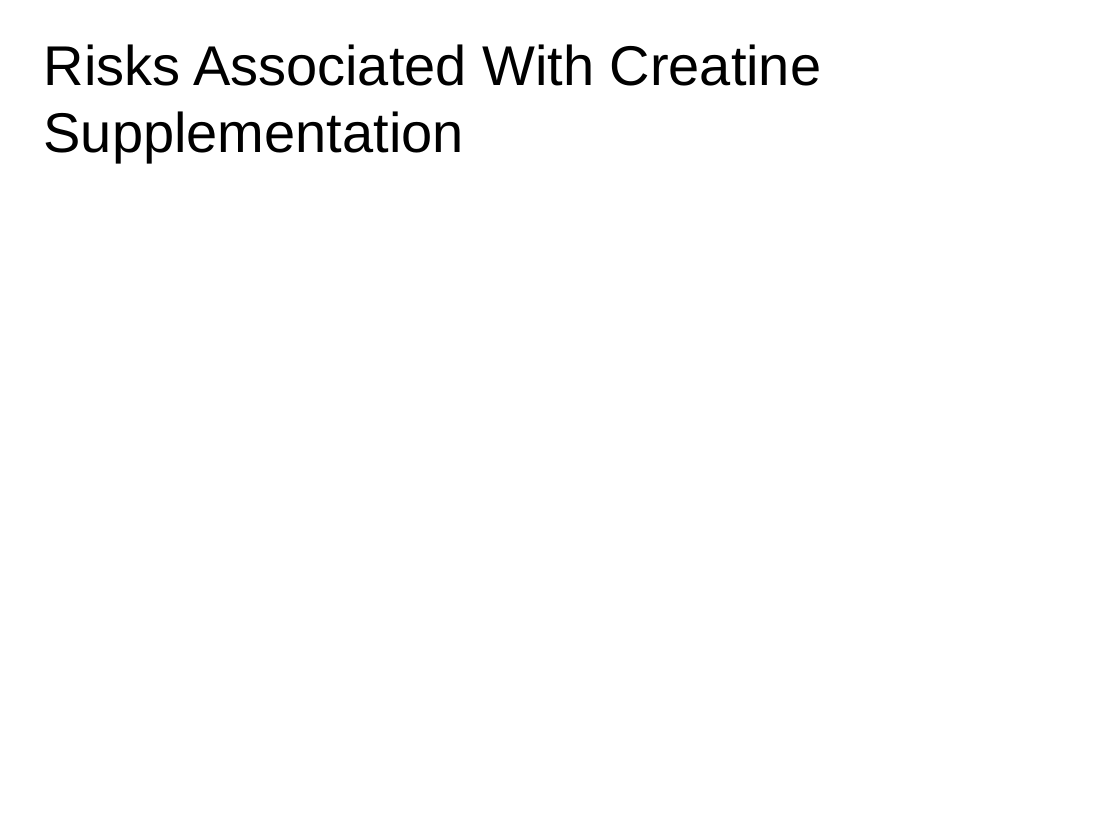
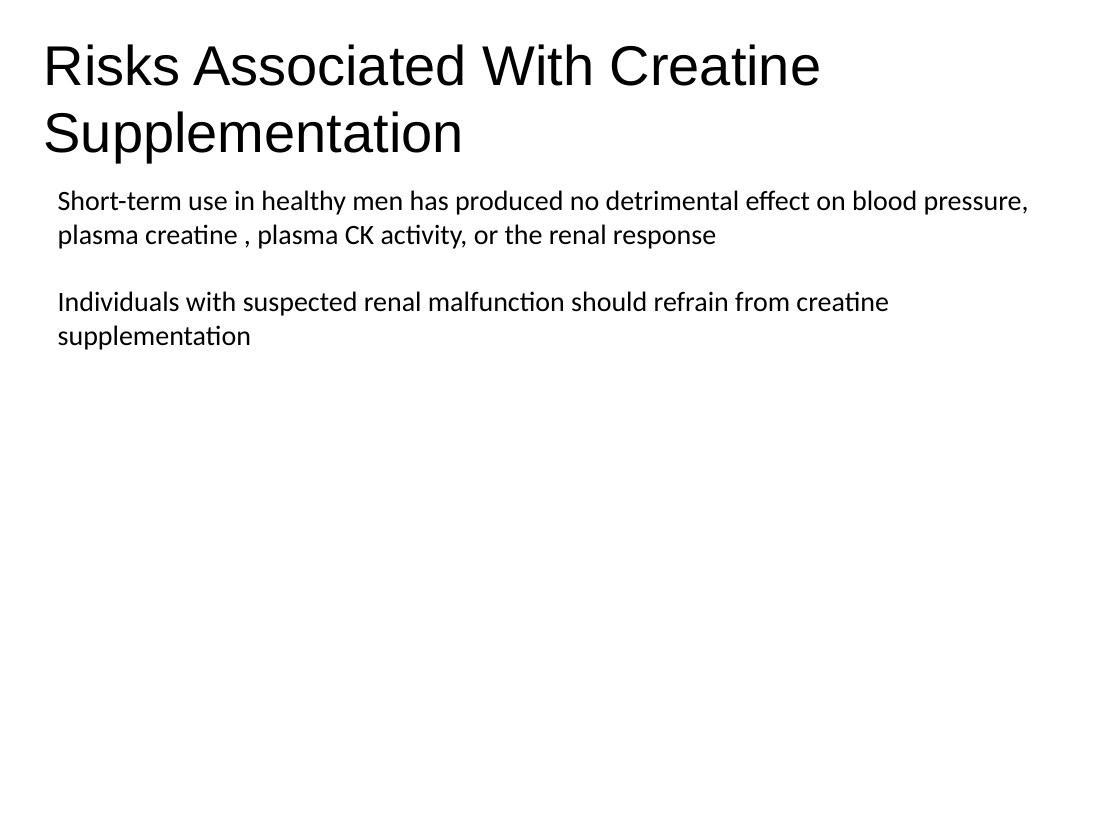
Before and after one commit to Chaos-Actual/1012, a slide deck: slide 18 of lecture notes ergogenic aids part 2 week 11.pptx. Drawn at 1120x840 pixels with LibreOffice and Linux fonts; fonts in the diff are those of the drawing. Boxes give left, top, right and bottom in pixels: in the first picture for what was removed or moved away, otherwise in the second. Text is boxed around its words. In the diff, an @@ line names an element or a change of style, - is before the commit and + after.

```diff
--- a/lecture notes ergogenic aids part 2 week 11.pptx
+++ b/lecture notes ergogenic aids part 2 week 11.pptx
@@ text added at [58, 190, 1029, 350], 18 pt, text #000000 @@
+Short-term use in healthy men has produced no detrimental effect on blood pressure, plasma creatine , plasma CK activity, or the renal response
+Individuals with suspected renal malfunction should refrain from creatine supplementation
```
Also in this commit, not shown: 18 other slides changed.
